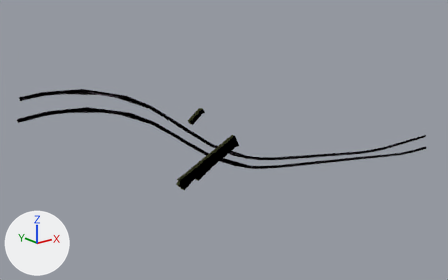
The glTF model Specs/Data/Cesium3DTiles/Batched/B3DMTEST/GZDT/0_3_0_1.glb as it was, and as the next commit left it.
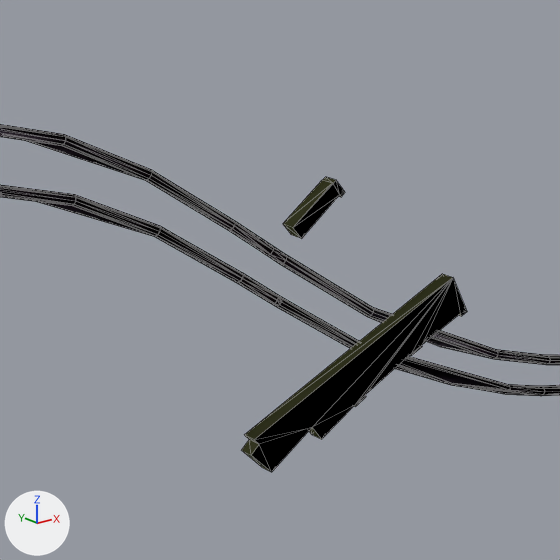
There are two pictures of each version: one whole from a 50 mm camera at (6247.0, -895.0, 6389.0) aimed at (7027.0, 80.0, 5999.0), one close up on the part from 24% to 59% of the width and 21% to 77% of the height. Arrows for +X, +Y and +Z are at lower left; the lights stay in place. The close-ups show mesh edges as thin lines. Vertices at the same position are counted once.

In view in the first close-up: '0_3_0_1'.
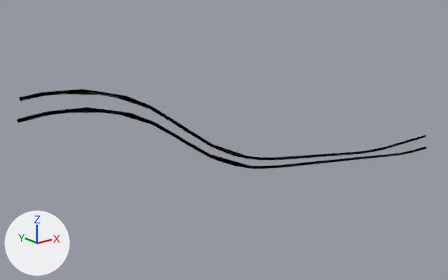
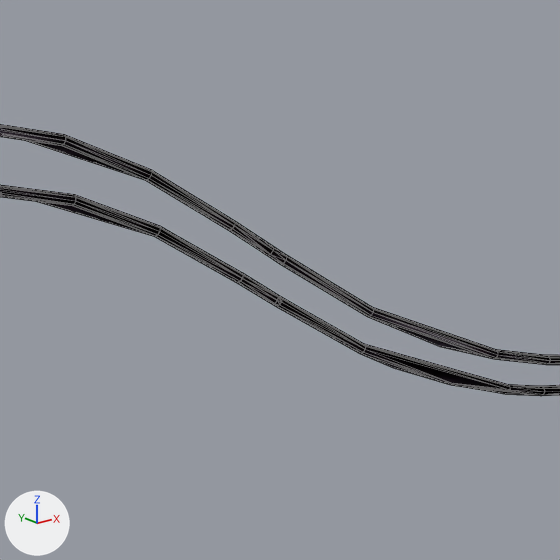
The newer file is also turned or shifted as a whole; pictures and numbers use the older file's frame.

Where the change shows, as pixel boxes (x1, y1, x2, y2) in the close-ups (560 x 560 px):
'0_3_0_1', reshaped
    before: (0, 124, 560, 472)
    after: (0, 124, 560, 396)
part 1 of me_0_3_0_1, deleted
    before: (242, 274, 467, 472)
part 2 of me_0_3_0_1, deleted
    before: (283, 177, 345, 238)

Edits to the bpy script that builds the scene:
```text
Change me_0_3_0_1:
    where me_0_3_0_1.from_pydata(...)  # 936 vertices, 1856 faces; spans x 6568.0..7692.0, y -21.0..30.0, z 5858.0..6175.0
    used by ob_0_3_0_1; location = (0.0, 0.0, 0.0)
    me_0_3_0_1 part 1: the loose piece of 36 vertices spanning x 6841.0..6984.0, y -20.0..-11.0, z 5961.0..6042.0 is deleted
    me_0_3_0_1 part 2: the loose piece of 16 vertices spanning x 6869.0..6902.0, y -21.0..-12.0, z 6082.0..6109.0 is deleted
    remove me_0_3_0_1.materials.append(mat_material_1)  # grey #9f8fa2
```
